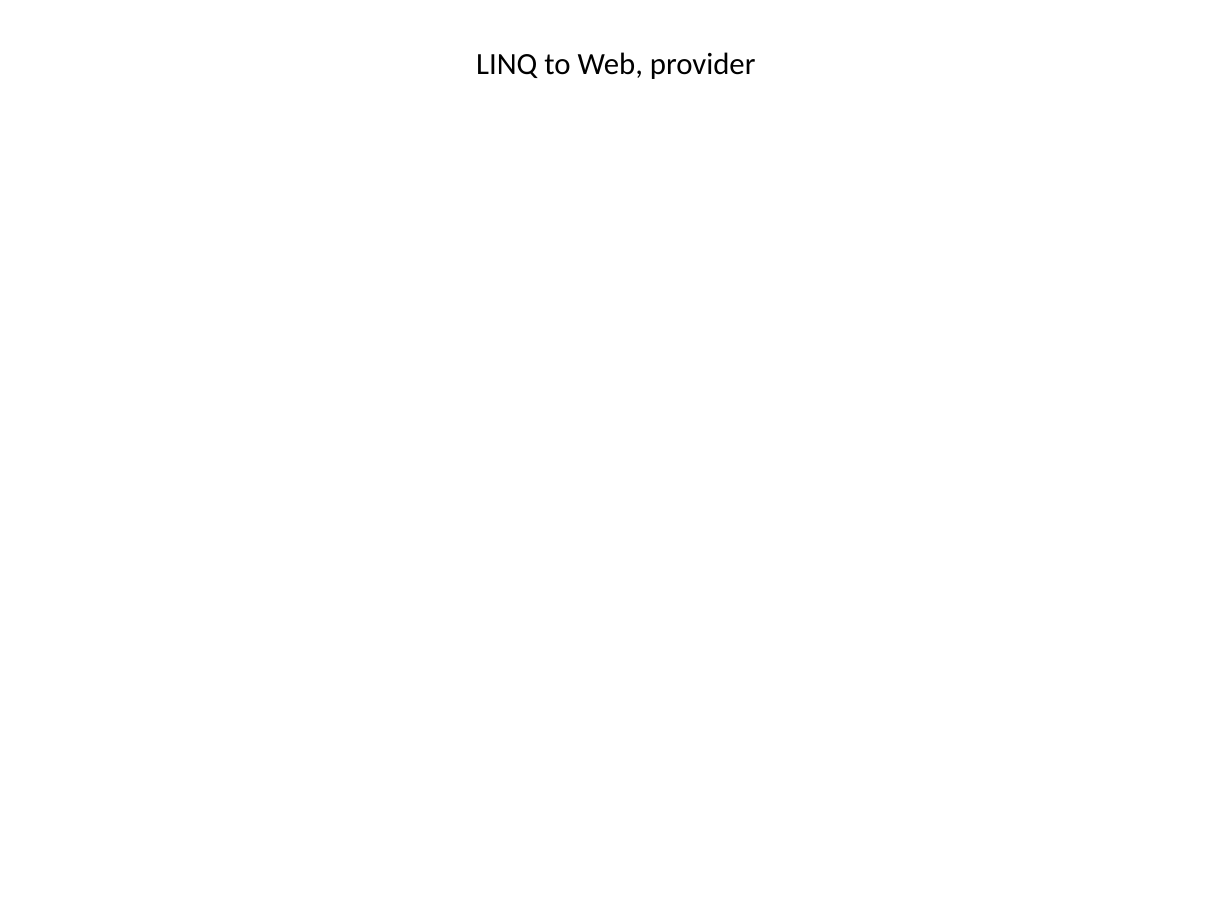
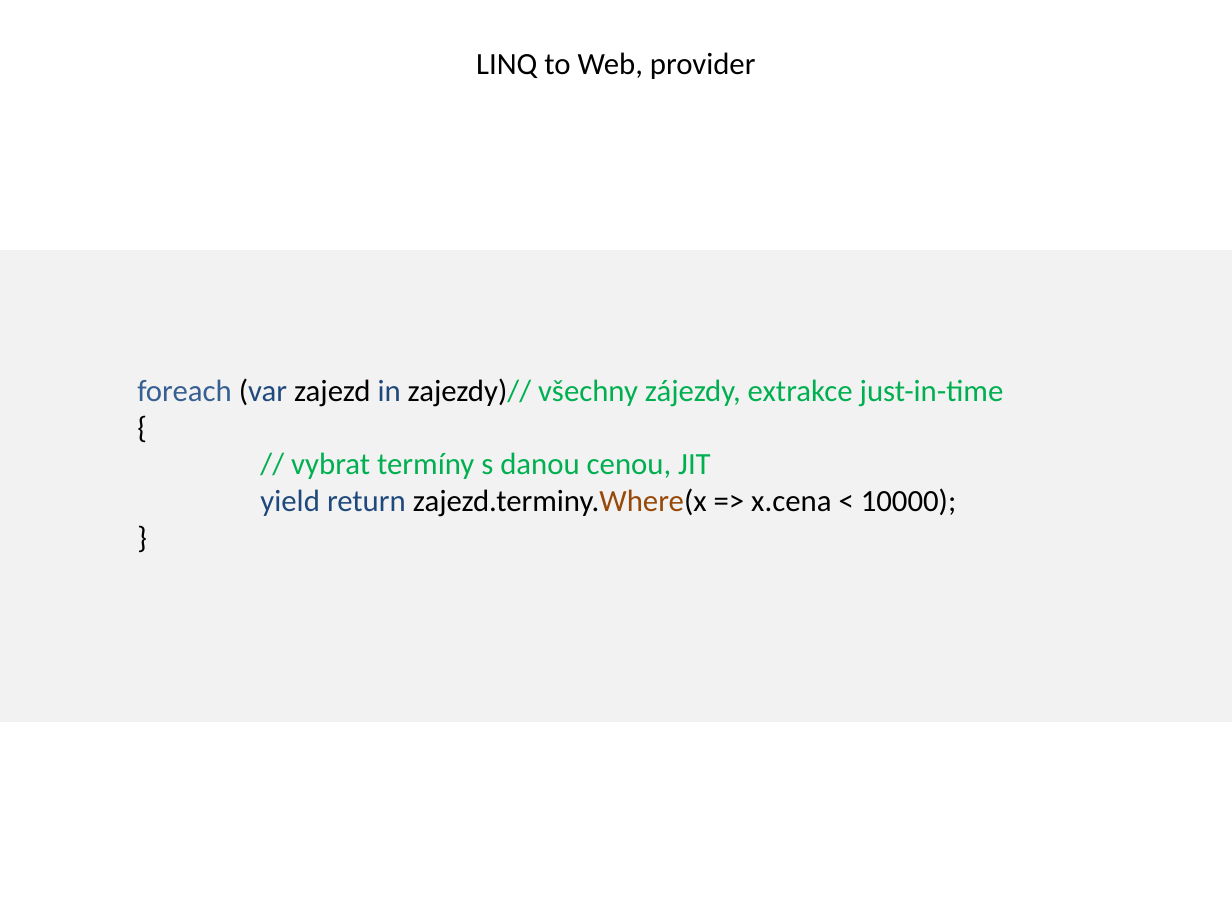
Before and after one commit to ARLM-Attic/linq2web, a slide deck: slide 4 of Documentation/diagrams.pptx. Drawn at 1232x924 pixels with LibreOffice and Linux fonts; fonts in the diff are those of the drawing. Boxes give left, top, right and bottom in pixels: in the first picture for what was removed or moved away, otherwise in the second. Text is boxed around its words. In the diff, an @@ line names an element or a change of style, - is before the commit and + after.

```diff
--- a/Documentation/diagrams.pptx
+++ b/Documentation/diagrams.pptx
@@ rectangle added at [0,250,1232,722], fill #F2F2F2 @@
@@ text added at [137,378,1004,517], 18 pt, text #00B050 @@
+foreach (var zajezd in zajezdy)// všechny zájezdy, extrakce just-in-time
+{
+// vybrat termíny s danou cenou, JIT
+yield return zajezd.terminy.Where(x => x.cena < 10000);
+}
```
Also in this commit, not shown: 2 other slides changed, 1 slide added, 22 other files.
